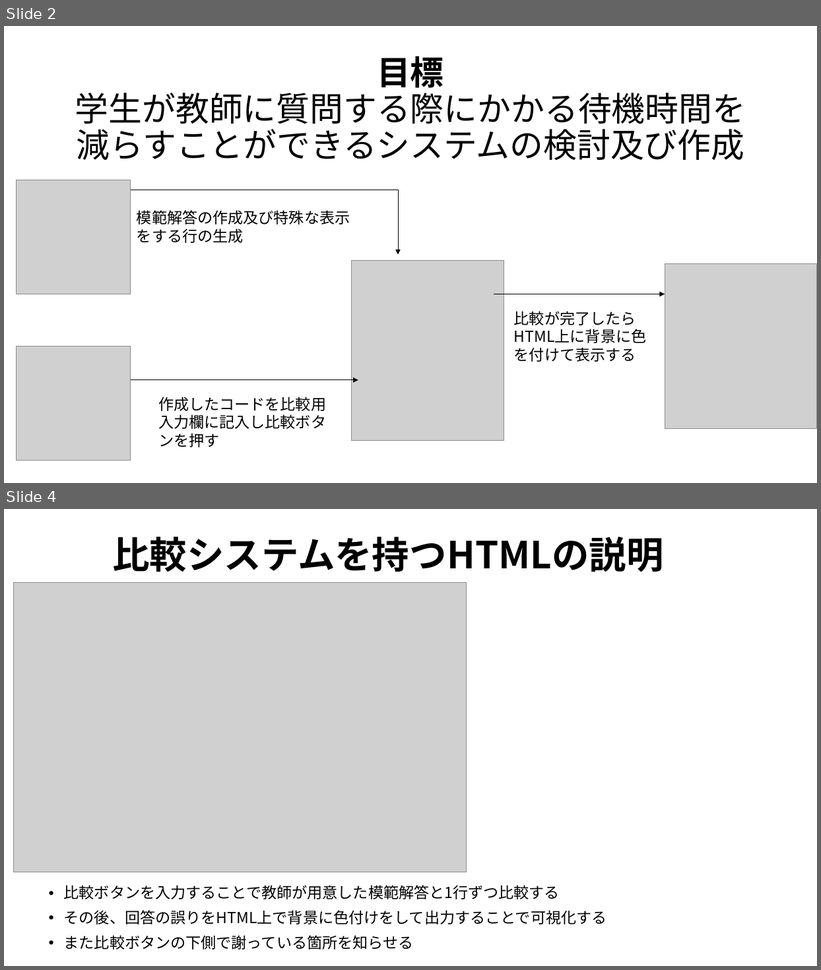
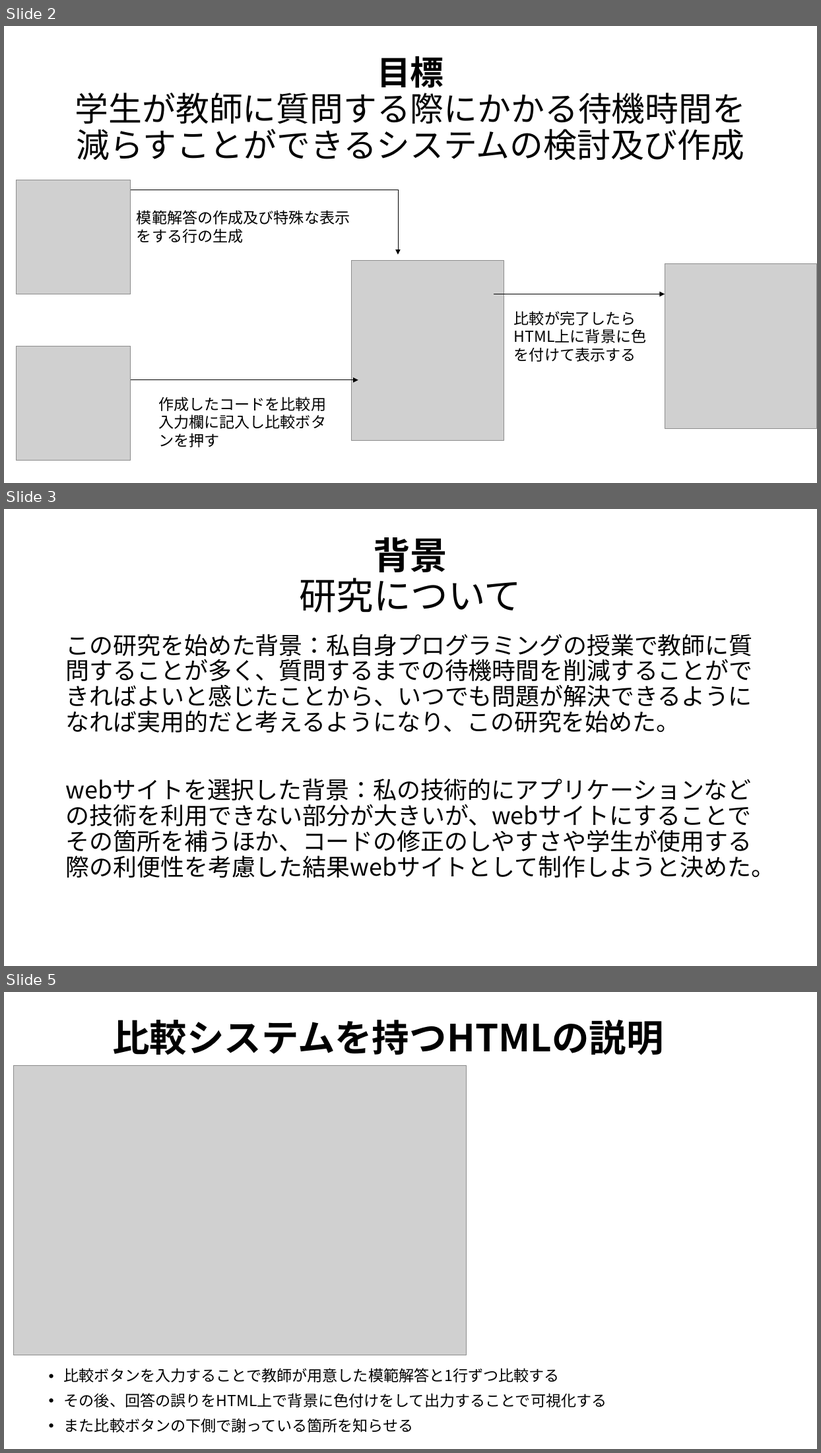
Before and after one commit to jindai203458/Lab2024, a slide deck: 研究資料.pptx. Shown one above the other, each under a label of ours: slides 2 and 4 before the commit, slides 2, 3 and 5 after it; the slides between them are not shown. The pictures are 821x970 and 821x1453 pixels, drawn with LibreOffice and Linux fonts; fonts in the diff are those of the drawing; grey boxes stand for pictures. Boxes give left, top, right and bottom in pixels: in the first picture for what was removed or moved away, otherwise in the second. Text is boxed around its words. In the diff, an @@ line names an element or a change of style, - is before the commit and + after.

```diff
--- a/研究資料.pptx
+++ b/研究資料.pptx
@@ slide 3 added at (x1=4, y1=509, x2=817, y2=966), background #FFFFFF @@
@@ title added at (x1=299, y1=537, x2=521, y2=613), 44 pt, text #000000 @@
+背景
+研究について
@@ text added at (x1=66, y1=634, x2=775, y2=878), 28 pt, text #000000 @@
+この研究を始めた背景：私自身プログラミングの授業で教師に質問することが多く、質問するまでの待機時間を削減することができればよいと感じたことから、いつでも問題が解決できるようになれば実用的だと考えるようになり、この研究を始めた。
+webサイトを選択した背景：私の技術的にアプリケーションなどの技術を利用できない部分が大きいが、webサイトにすることでその箇所を補うほか、コードの修正のしやすさや学生が使用する際の利便性を考慮した結果webサイトとして制作しようと決めた。
@@ what was slide 4 is now slide 5 @@
```
Also in this commit, not shown: 3 slides changed, 2 other files.
